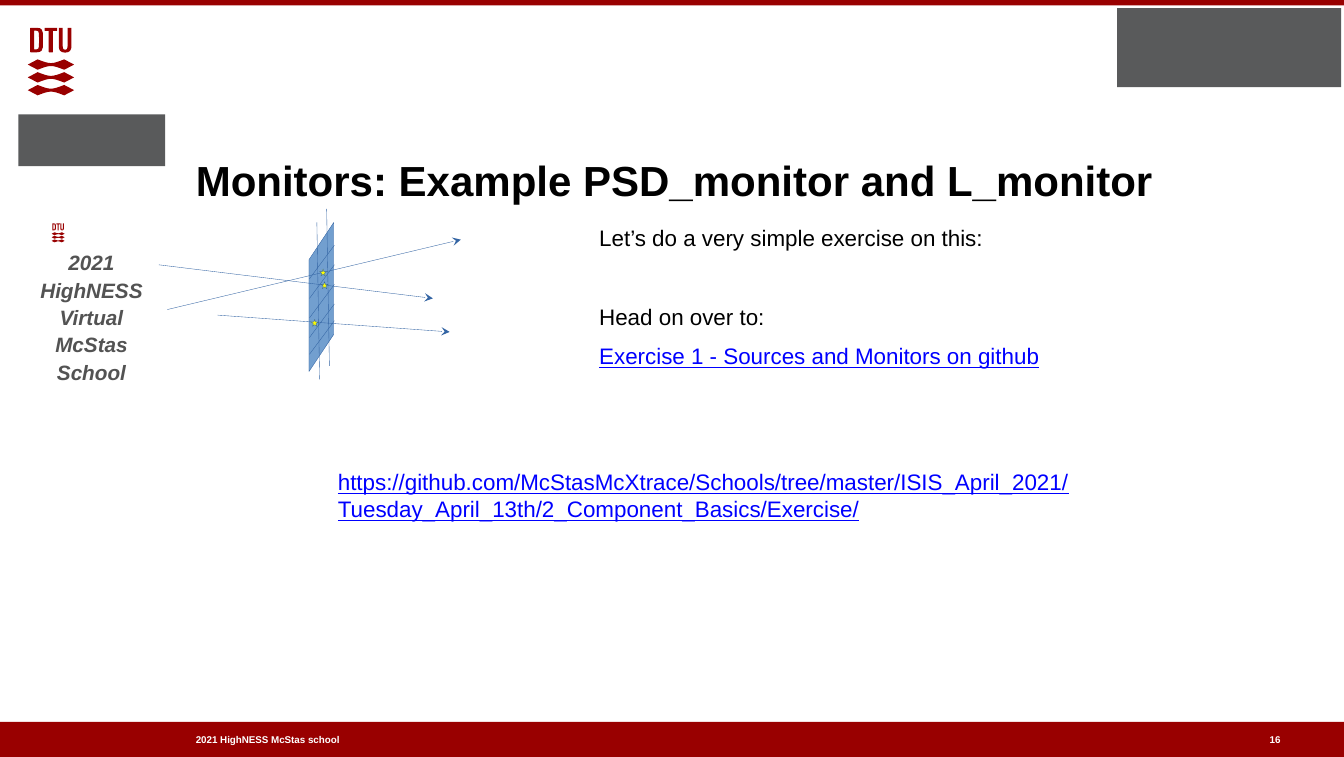
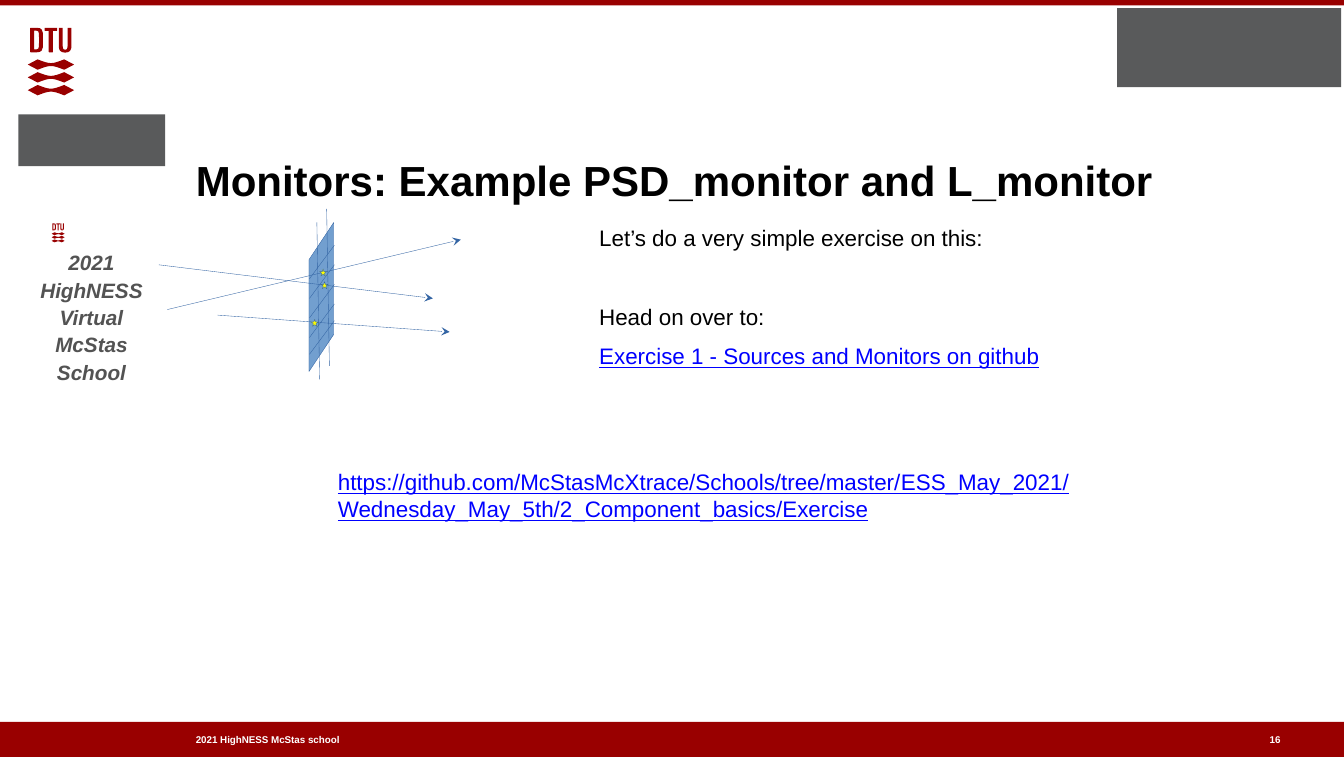
Before and after one commit to McStasMcXtrace/Schools, a slide deck: slide 16 of ESS_May_2021/Wednesday_May_5th/2_Component_basics/2_Sources_and_Monitors.pptx. Drawn at 1344x757 pixels with LibreOffice and Linux fonts; fonts in the diff are those of the drawing; background and template pictures are left out. Boxes give left, top, right and bottom in pixels: in the first picture for what was removed or moved away, otherwise in the second. Text is boxed around its words. In the diff, an @@ line names an element or a change of style, - is before the commit and + after.

```diff
--- a/ESS_May_2021/Wednesday_May_5th/2_Component_basics/2_Sources_and_Monitors.pptx
+++ b/ESS_May_2021/Wednesday_May_5th/2_Component_basics/2_Sources_and_Monitors.pptx
@@ text at (x1=338, y1=473, x2=1069, y2=522): text changed @@
-https://github.com/McStasMcXtrace/Schools/tree/master/ISIS_April_2021/Tuesday_April_13th/2_Component_Basics/Exercise/
+https://github.com/McStasMcXtrace/Schools/tree/master/ESS_May_2021/Wednesday_May_5th/2_Component_basics/Exercise
```
Also in this commit, not shown: 3 other slides changed, 3 other files.
